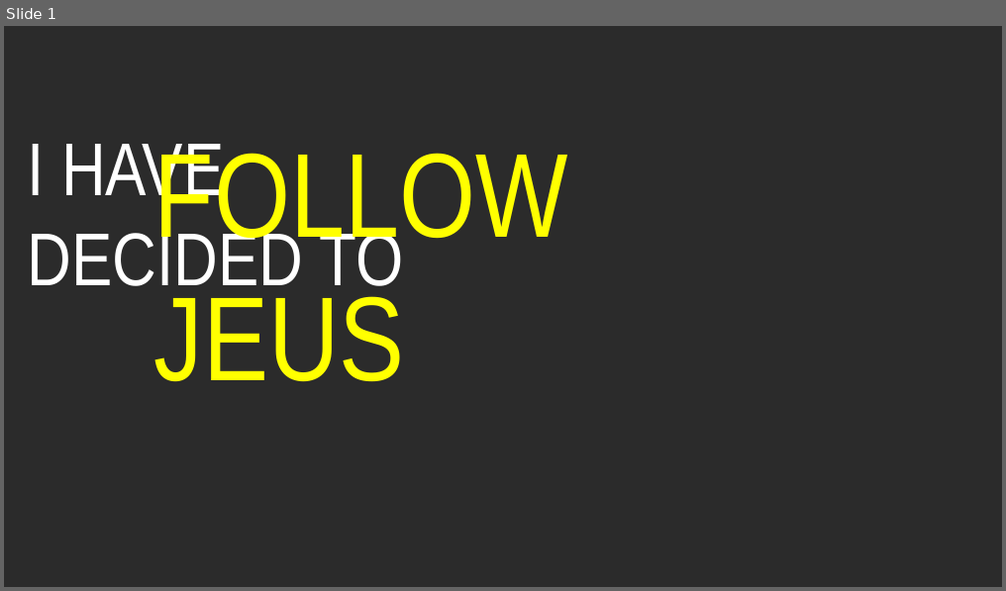
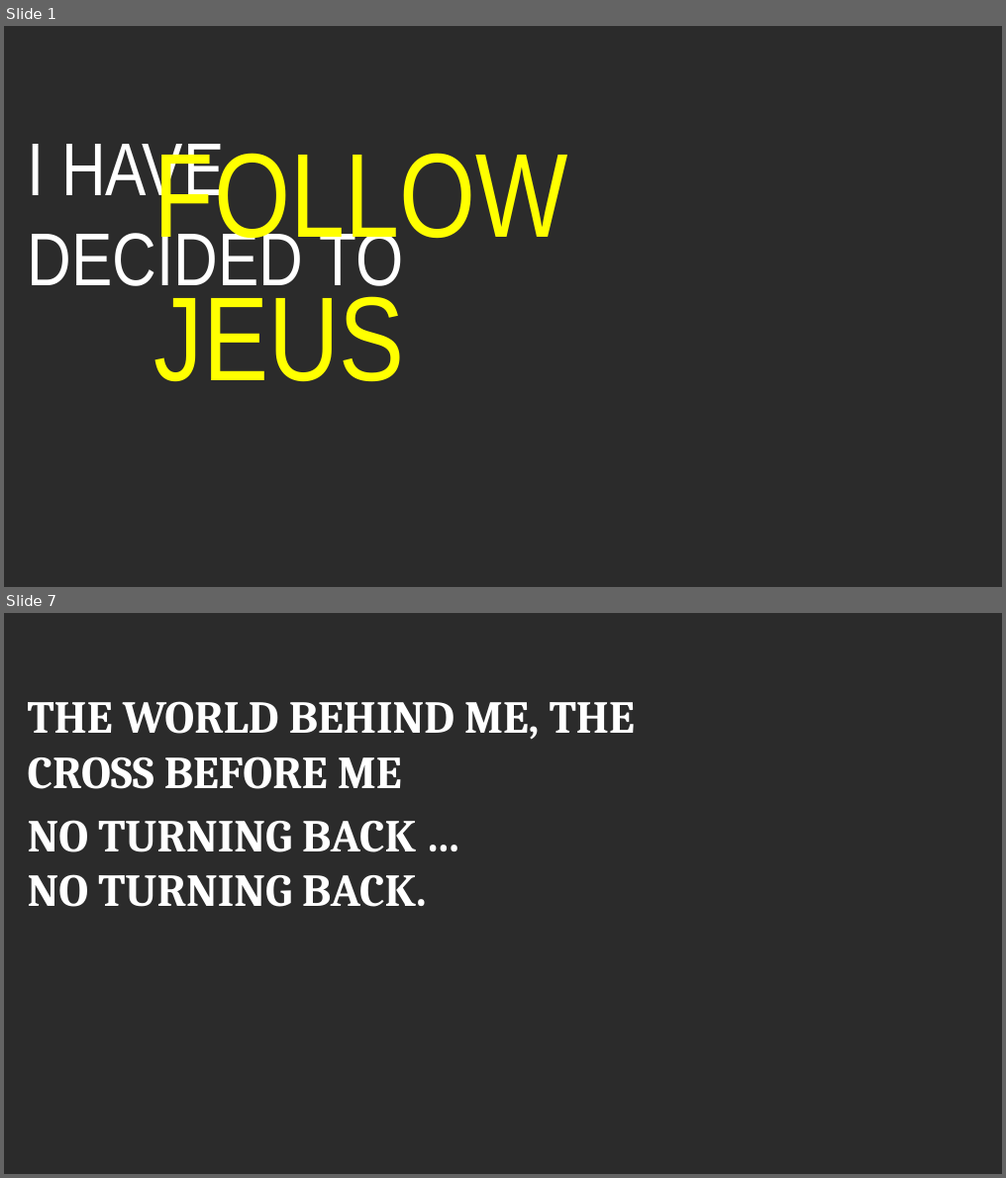
Before and after one commit to PhanNgocTrieu/Vision_Worship_Team, a slide deck: _offering_song_slide/_slide/_I_have_decided_to_follow_Jesus.pptx. Shown one above the other, each under a label of ours: slide 1 before the commit, slides 1 and 7 after it; the slides between them are not shown. The pictures are 1006x591 and 1006x1178 pixels, drawn with LibreOffice and Linux fonts; fonts in the diff are those of the drawing; background and template pictures are left out; a plain dark background stands for a picture behind light text. Boxes give left, top, right and bottom in pixels: in the first picture for what was removed or moved away, otherwise in the second. Text is boxed around its words. In the diff, an @@ line names an element or a change of style, - is before the commit and + after.

```diff
--- a/_offering_song_slide/_slide/_I_have_decided_to_follow_Jesus.pptx
+++ b/_offering_song_slide/_slide/_I_have_decided_to_follow_Jesus.pptx
@@ slide 7 added at [4,613,1002,1174], background picture (left out) @@
@@ text added at [28,701,635,789], 44 pt, text #FFFFFF, bold @@
+THE WORLD BEHIND ME, THE CROSS BEFORE ME
@@ text added at [28,820,426,907], 44 pt, text #FFFFFF, bold @@
+NO TURNING BACK …
+NO TURNING BACK.
```
Also in this commit, not shown: 7 slides changed, 1 slide removed, 1 other file.
